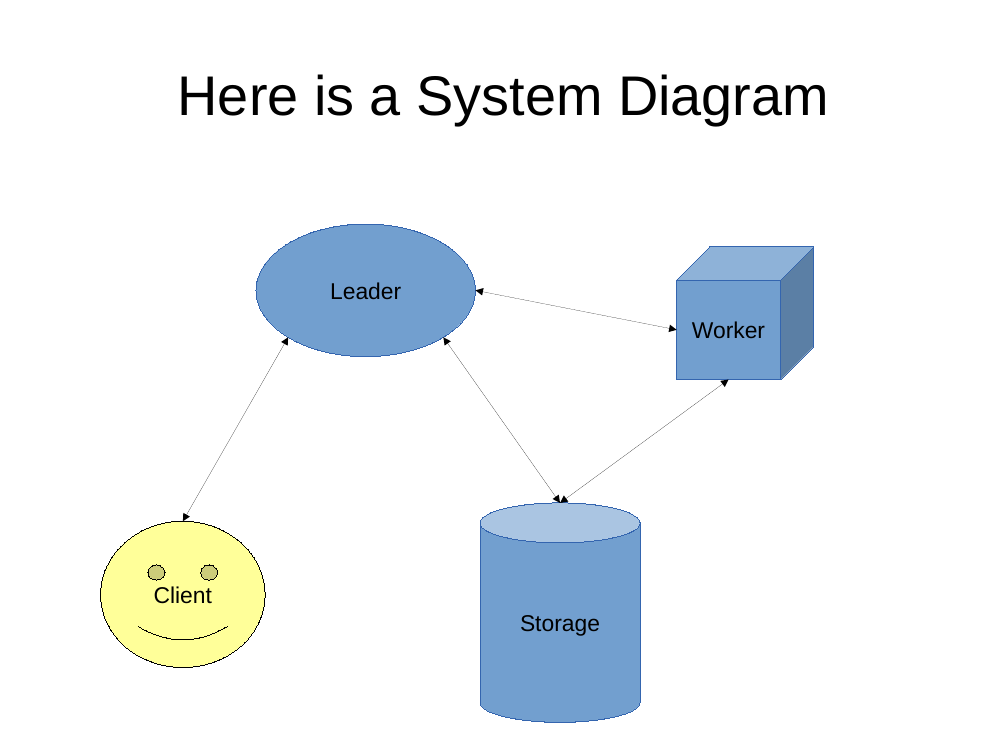
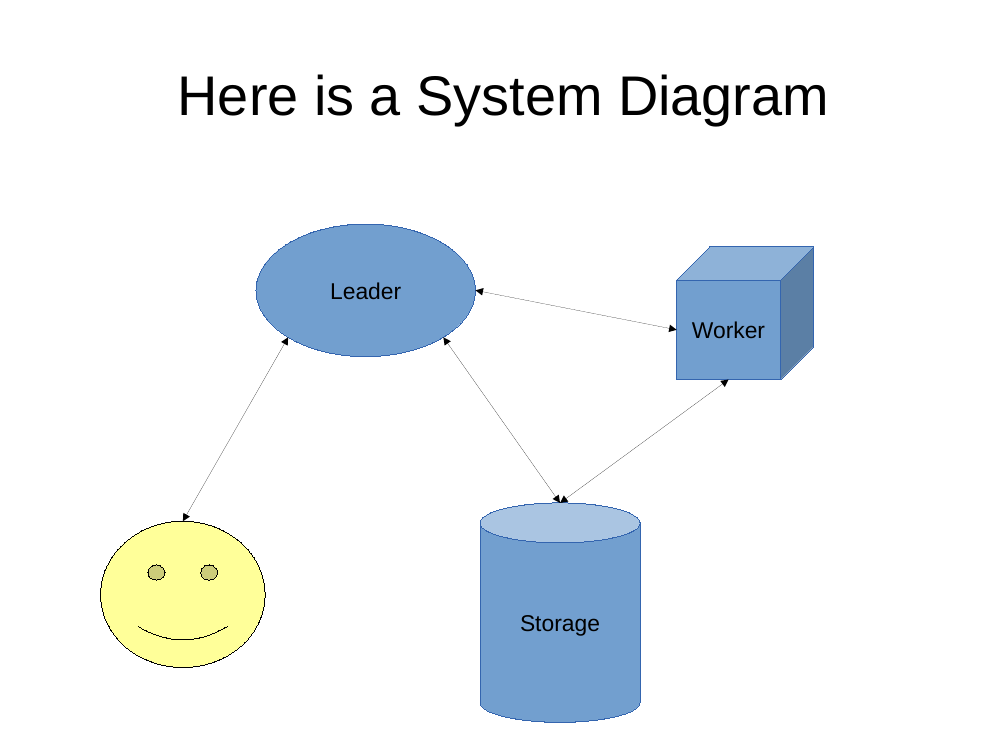
Before and after one commit to junekihong/GenomicsProject, a slide deck: slide 7 of Presentation.odp (slide 6 before the commit). Drawn at 1008x756 pixels with LibreOffice and Linux fonts; fonts in the diff are those of the drawing. Boxes give left, top, right and bottom in pixels: in the first picture for what was removed or moved away, otherwise in the second. Text is boxed around its words. In the diff, an @@ line names an element or a change of style, - is before the commit and + after.

```diff
--- a/Presentation.odp
+++ b/Presentation.odp
@@ text in smiley face at bbox=[154, 586, 212, 604]: text removed @@
-Client
```
Also in this commit, not shown: 2 other slides changed, 1 slide added.
